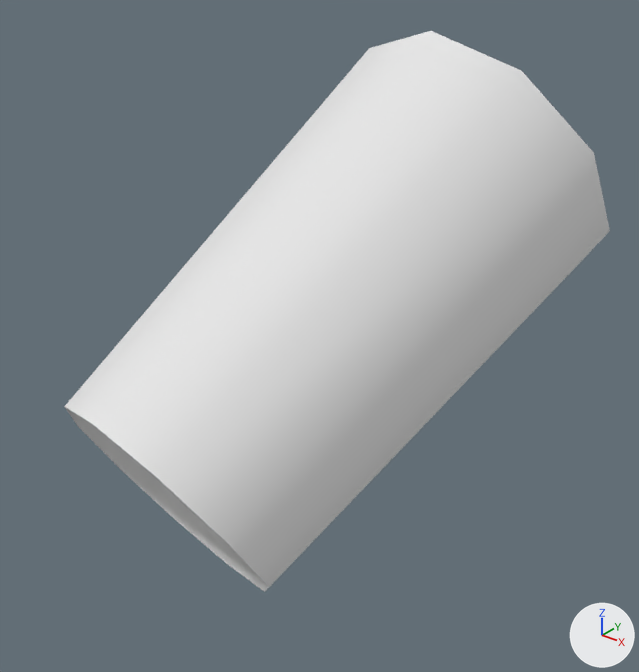
The FBX model unity/Assets/Art/Models/Nakiusagi_Limb2L.fbx: old version first, new version second.
Both versions are drawn from a 50 mm lens placed at (0.728, -1.332, 0.394), pointed at (-0.036, -0.377, -0.198). Every picture has the same lights, and +X, +Y and +Z are marked at lower right. The older version comes first. Where no turn or scale is listed for an object, it has been applied to the vertices.

Before the edit, the objects in view are built like this:
```python
me_nakiusagi_limb2l = bpy.data.meshes.new('Nakiusagi_Limb2L')
me_nakiusagi_limb2l.from_pydata(...)  # 20 vertices, 10 faces; spans x -0.293..0.251, y -0.749..0.129, z -0.553..0.225
me_nakiusagi_limb2l.materials.append(mat_vertexcolor)  # white #e7e7e7
ob_nakiusagi_limb2l = bpy.data.objects.new('Nakiusagi_Limb2L', me_nakiusagi_limb2l)
ob_nakiusagi_limb2l.location = (0.0, 0.0, 0.0)
```
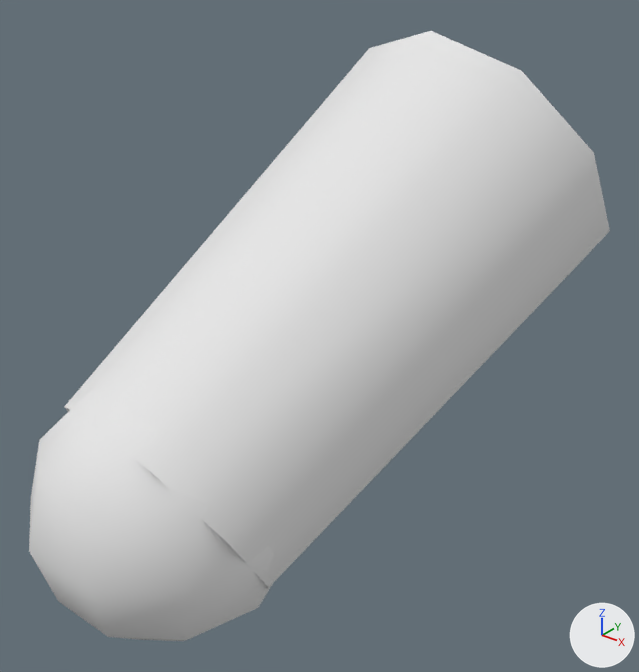
Location of each change, [x1, y1, x2, y2] in pixels of the pictures (639 x 672 px):
'Nakiusagi_Limb2L', reshaped (6% wider, 9% taller)
    before: [64, 31, 610, 592]
    after: [29, 31, 610, 641]
part 1 of me_nakiusagi_limb2l, added
    after: [29, 390, 274, 641]

The change, as a diff of the scene's bpy script:
```diff
--- a/unity/Assets/Art/Models/Nakiusagi_Limb2L.fbx.py
+++ b/unity/Assets/Art/Models/Nakiusagi_Limb2L.fbx.py
@@ me_nakiusagi_limb2l @@
 # used by ob_nakiusagi_limb2l; location = (0.0, 0.0, 0.0)
-me_nakiusagi_limb2l.from_pydata(...)  # 20 vertices, 10 faces; spans x -0.293..0.251, y -0.749..0.129, z -0.553..0.225
+me_nakiusagi_limb2l.from_pydata(...)  # 72 vertices, 70 faces; spans x -0.3..0.251, y -0.84..0.129, z -0.58..0.225
+# me_nakiusagi_limb2l part 1: a new loose piece, a UV sphere (10 segments, 6 rings, poles along z) spanning x -0.3..0.1, y -0.84..-0.46, z -0.58..-0.18, in mat_vertexcolor (white #e7e7e7)
 me_nakiusagi_limb2l.materials.append(mat_vertexcolor)
```
